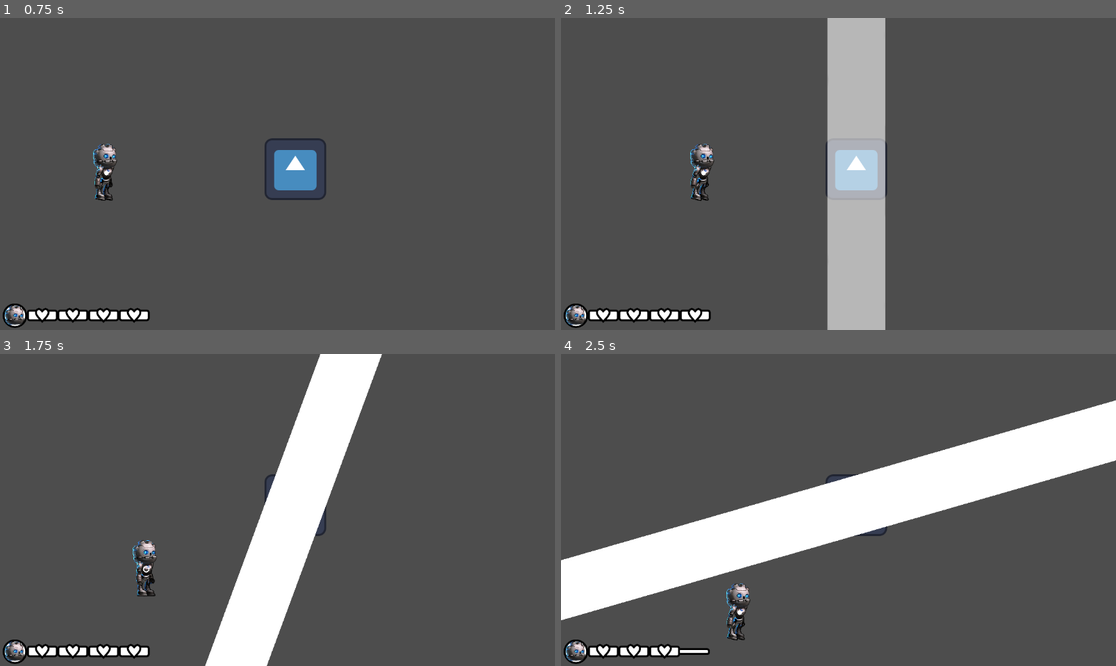
Above: before the commit, frames 1-4 (two rows, left to right).
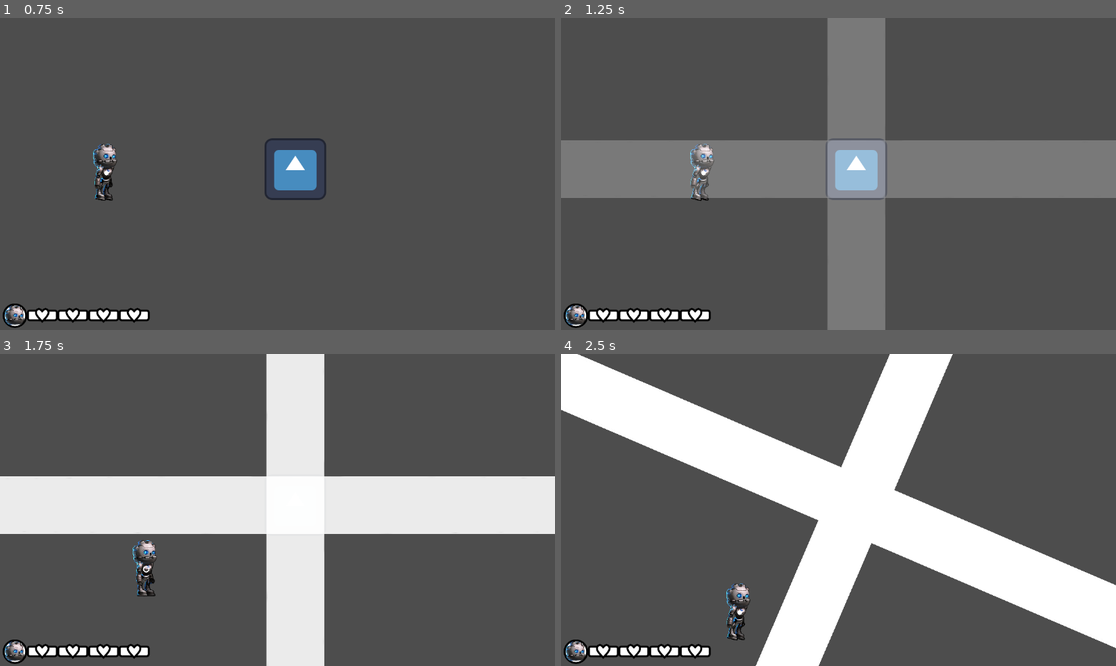
Above: after the commit, the same moments.

Repository: Ralarssenth/BulletHell
Game: Godot game, scene res://scenes/boss_room.tscn
Two runs of this game, one before a commit and one after it. Both use one fixed random seed, a clock stepped at 60 frames per second and the inputs below. The engine's default icon, where the game draws it, is replaced by a stand-in: a white triangle on a blue panel in a dark square.
Inputs:
- Up to frame 1 (0.75 s): tap Enter at 0.5 s; hold Right (right) from 0.53 s (still down); hold Shift (shift) from 0.53 s (still down)
- Up to frame 2 (1.25 s): keep holding Right (right); keep holding Shift (shift)
- Up to frame 3 (1.75 s): release Right (right) at 1.28 s; release Shift (shift) at 1.28 s; hold Down (down) from 1.28 s (still down); tap Shift (shift) at 1.35 s
- Up to frame 4 (2.5 s): release Down (down) at 2.03 s; hold Right (right) from 2.03 s (still down); hold Shift (shift) from 2.03 s (still down)

Frame 1 is identical in both runs. In frame 2, 27% of the frame differs, in the area x 0-100%, y 0-100%; in frame 3, 27%; in frame 4, 42%.

Commit message:
more rotations
-added  a rotation counter parameter to the line attack spin function so it can go around more than once
-updated the simple timeline with a spinning x attack

Diff:
--- a/scripts/Boss.gd
+++ b/scripts/Boss.gd
@@ -38,11 +38,11 @@
 
 
 
-func spawn_line_attack(_angle:float, _timer:float, _linger:float, _type:String):
+func spawn_line_attack(_angle:float, _timer:float, _linger:float, _type:String, _rotations:int):
 	var line_attack = line_attack_node.instantiate()
 
 	get_tree().current_scene.call_deferred("add_child", line_attack)
-	line_attack.init(position, _angle, _timer, _linger, _type)
+	line_attack.init(position, _angle, _timer, _linger, _type, _rotations)
 
 func _on_speed_timeout():
 	shoot(theta)
@@ -51,19 +51,20 @@
 func _on_point_blank_timeout():
 	var recast_timer = 3.0
 	spawn_pointBlank(100.0, recast_timer, 0.5)
-	$DonutTimer.set_wait_time(recast_timer)
-	$DonutTimer.start()
+	$LineTimer.set_wait_time(recast_timer)
+	$LineTimer.start()
 
 
 func _on_donut_timer_timeout():
 	var recast_timer = 3.0
 	spawn_donut(100.0, 32, recast_timer)
-	$LineTimer.set_wait_time(recast_timer)
-	$LineTimer.start()
+	$PointBlank.set_wait_time(recast_timer)
+	$PointBlank.start()
 
 
 func _on_line_timer_timeout():
-	var recast_timer = 3.0
-	spawn_line_attack(Globals.VERTICAL, 0.5, 2.5, "spin")
-	$PointBlank.set_wait_time(recast_timer)
-	$PointBlank.start()
+	var recast_timer = 5.0
+	spawn_line_attack(Globals.VERTICAL, 1.0, 4.0, "spin", 1)
+	spawn_line_attack(Globals.HORIZONTAL, 1.0, 4.0, "spin", 1)
+	$DonutTimer.set_wait_time(recast_timer)
+	$DonutTimer.start()
--- a/scripts/line_attack.gd
+++ b/scripts/line_attack.gd
@@ -4,18 +4,20 @@
 var timer:float = 0.5
 var linger:float = 3.0
 var type:String = "spin"
+var spin_counter:int = 1
 
 
 # Called when the node enters the scene tree for the first time.
 func _ready():
 	init()
 
-func init(_position=position, _angle=theta, _timer=timer, _linger=linger, _type=type):
+func init(_position=position, _angle=theta, _timer=timer, _linger=linger, _type=type, _counter=spin_counter):
 	position = _position
 	theta = _angle
 	timer = _timer
 	linger = _linger
 	type = _type
+	spin_counter = _counter
 
 	# Set the unique collision shape
 	$CollisionShape2D.shape = $CollisionShape2D.shape.duplicate() # Make this shape unique
@@ -46,4 +48,4 @@
 	var tween = create_tween()
 	await tween.tween_property($Sprite2D,"modulate:a", 1, timer).set_trans(Tween.TRANS_SINE)
 	tween.tween_callback(enable_collision_shape)
-	tween.tween_property(self,"rotation", PI, linger).set_trans(Tween.TRANS_LINEAR)
+	tween.tween_property(self,"rotation", PI * spin_counter, linger).set_trans(Tween.TRANS_LINEAR)
